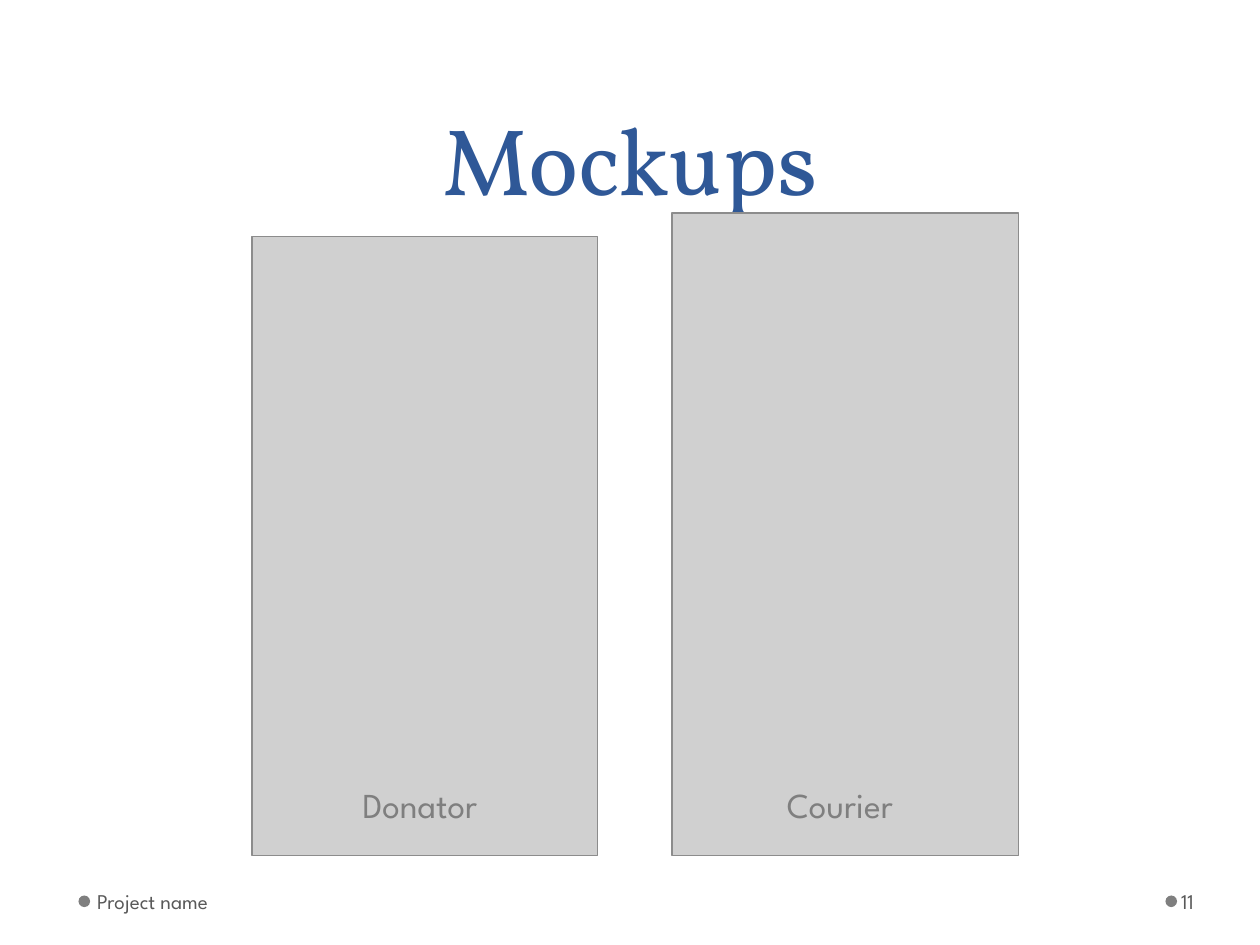
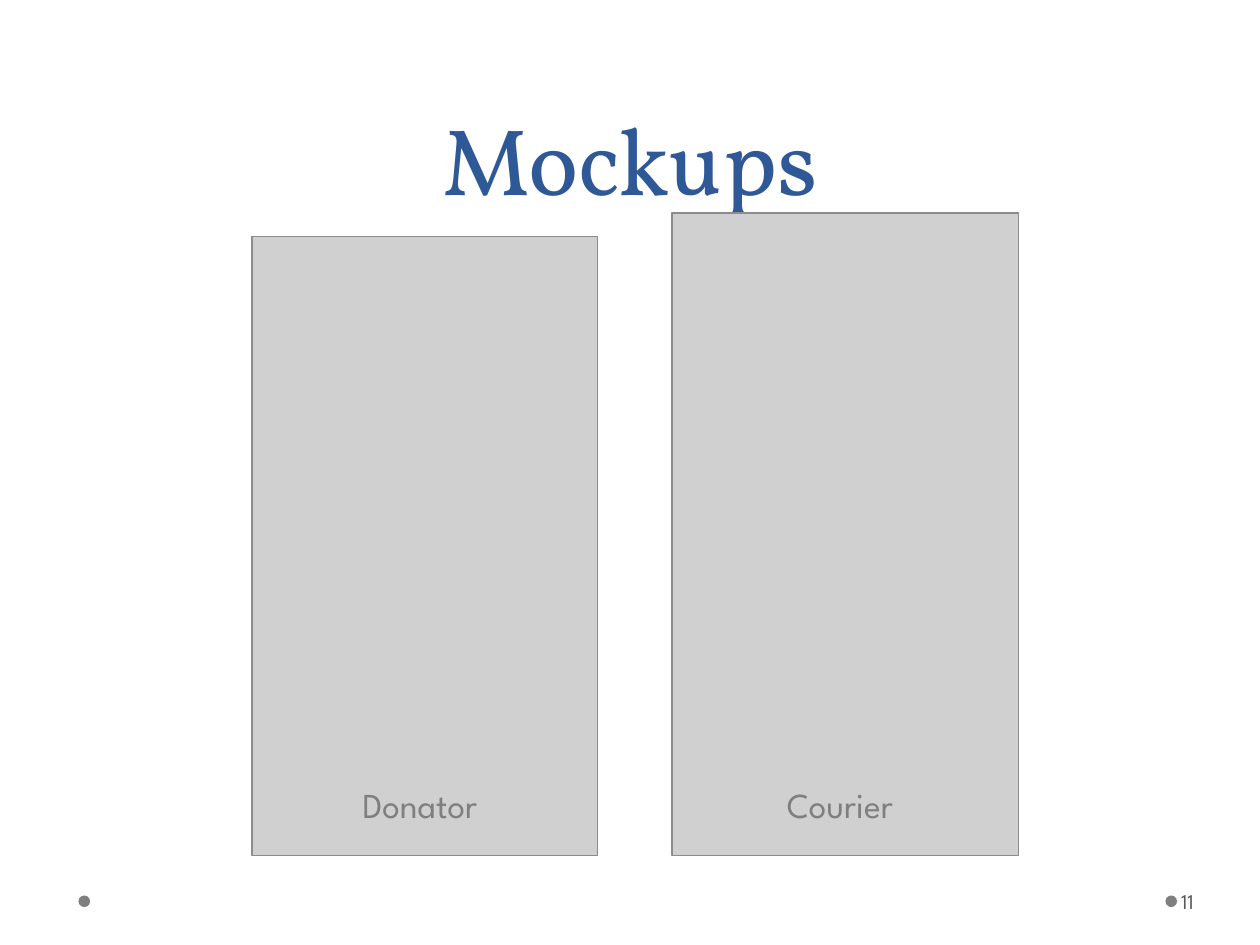
Before and after one commit to japacible/milk-banking-dispatch, a slide deck: slide 11 of presentations/final-presentation.ppt. Drawn at 1260x945 pixels with LibreOffice and Linux fonts; fonts in the diff are those of the drawing; grey boxes stand for pictures; background and template pictures are left out. Boxes give left, top, right and bottom in pixels: in the first picture for what was removed or moved away, otherwise in the second. Text is boxed around its words. In the diff, an @@ line names an element or a change of style, - is before the commit and + after.

Commit message:
got rid of random "project name"

```diff
--- a/presentations/final-presentation.ppt
+++ b/presentations/final-presentation.ppt
@@ text removed at [97,895,207,914] @@
-Project name
```
